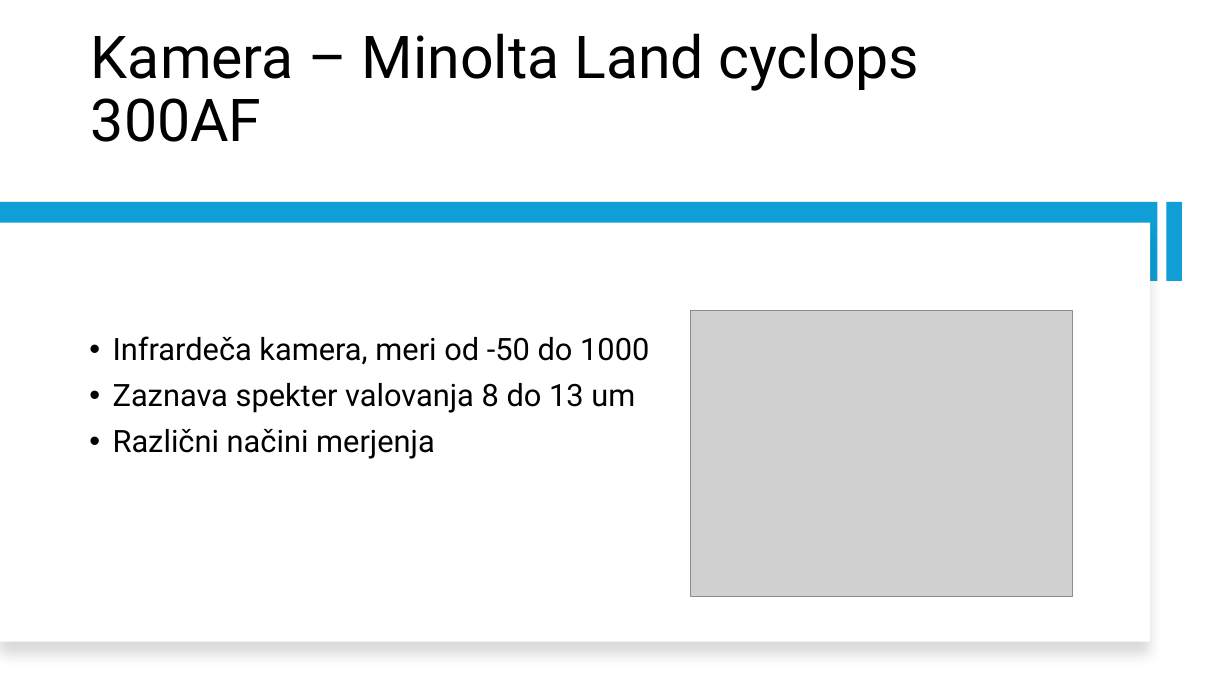
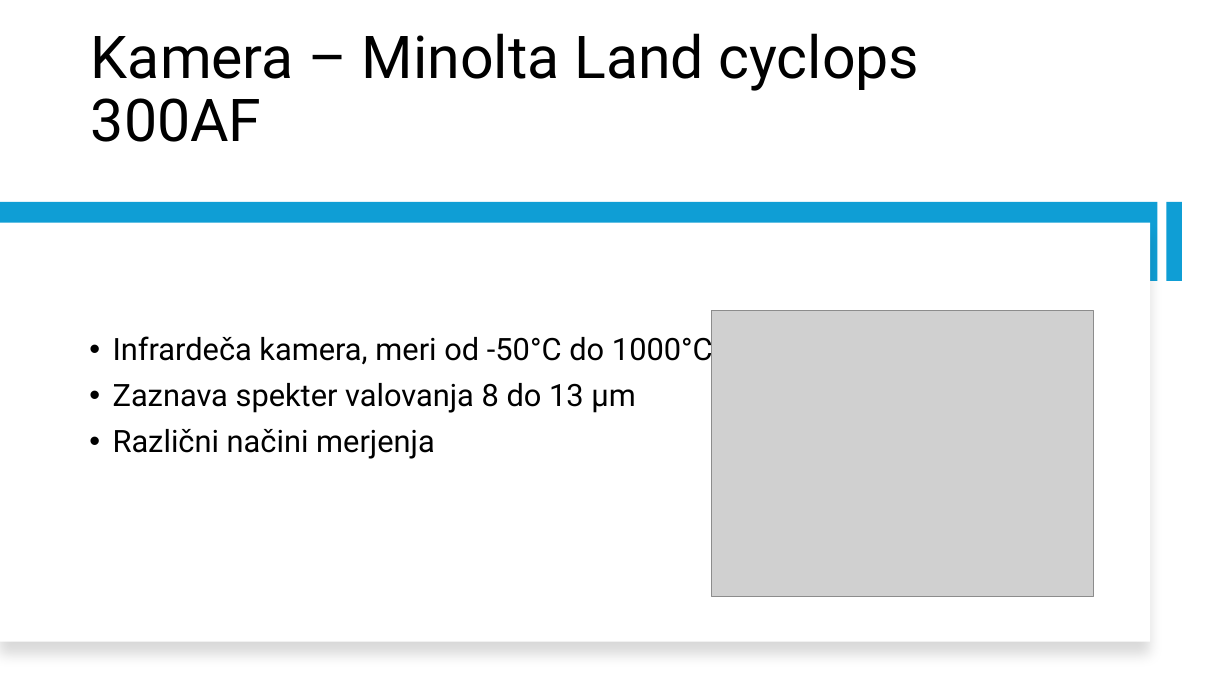
Before and after one commit to LukaMelinc/Minolta-Thermal-Camera, a slide deck: slide 4 of AVMS_predstavitev.pptx. Drawn at 1232x693 pixels with LibreOffice and Linux fonts; fonts in the diff are those of the drawing; grey boxes stand for pictures. Boxes give left, top, right and bottom in pixels: in the first picture for what was removed or moved away, otherwise in the second. Text is boxed around its words. In the diff, an @@ line names an element or a change of style, - is before the commit and + after.

```diff
--- a/AVMS_predstavitev.pptx
+++ b/AVMS_predstavitev.pptx
@@ picture moved from (x1=691, y1=311, x2=1073, y2=597) to (x1=712, y1=311, x2=1093, y2=597) @@
@@ text at (x1=113, y1=332, x2=713, y2=413): text changed @@
-• Infrardeča kamera, meri od -50 do 1000
-• Zaznava spekter valovanja 8 do 13 um
+• Infrardeča kamera, meri od -50°C do 1000°C
+• Zaznava spekter valovanja 8 do 13 µm
```
Also in this commit, not shown: 1 other slide changed, 3 other files.
